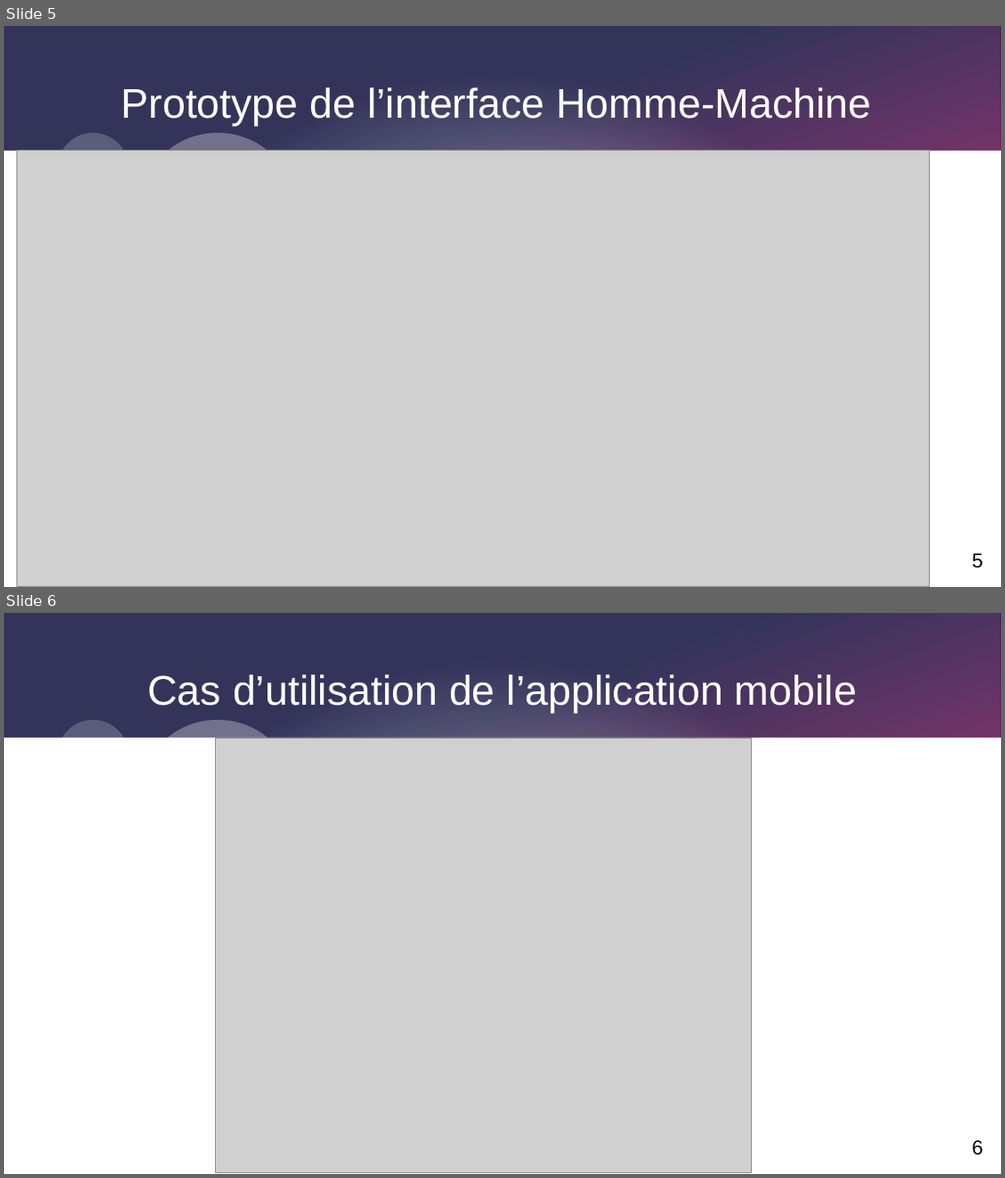
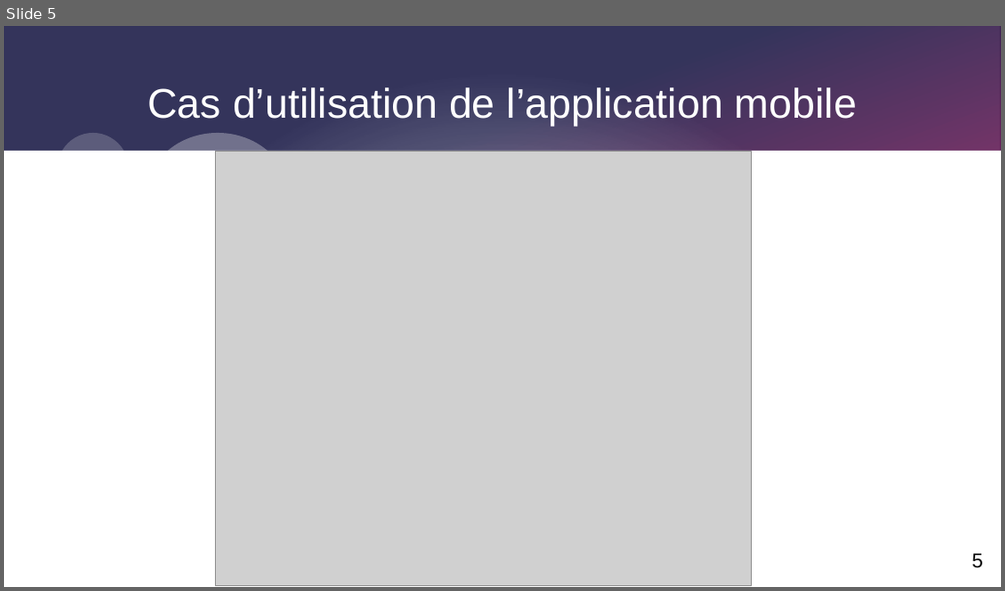
Before and after one commit to Corentinh2/PROJET_GESTIONNAIRE_DE_CHARGE, a slide deck: revue1/diapo_revue_1.odp. Shown one above the other, each under a label of ours: slides 5 and 6 before the commit, slide 5 after it. The pictures are 1005x1178 and 1005x591 pixels, drawn with LibreOffice and Linux fonts; fonts in the diff are those of the drawing; grey boxes stand for pictures. Boxes give left, top, right and bottom in pixels: in the first picture for what was removed or moved away, otherwise in the second. Text is boxed around its words. In the diff, an @@ line names an element or a change of style, - is before the commit and + after.

```diff
--- a/revue1/diapo_revue_1.odp
+++ b/revue1/diapo_revue_1.odp
@@ slide 5 removed at bbox=[4, 26, 1001, 587], background #FFFFFF; not listed: 5 template elements that a slide beside it also shows @@
@@ title removed at bbox=[121, 87, 871, 126] @@
-Prototype de l’interface Homme-Machine
@@ picture removed at bbox=[17, 151, 930, 587] @@
@@ page number removed at bbox=[971, 553, 983, 568] @@
-5
@@ what was slide 6 is now slide 5 @@
@@ page number at bbox=[971, 553, 983, 568]: text changed @@
-6
+5
```
Also in this commit, not shown: 1 slide changed, 5 other files.
